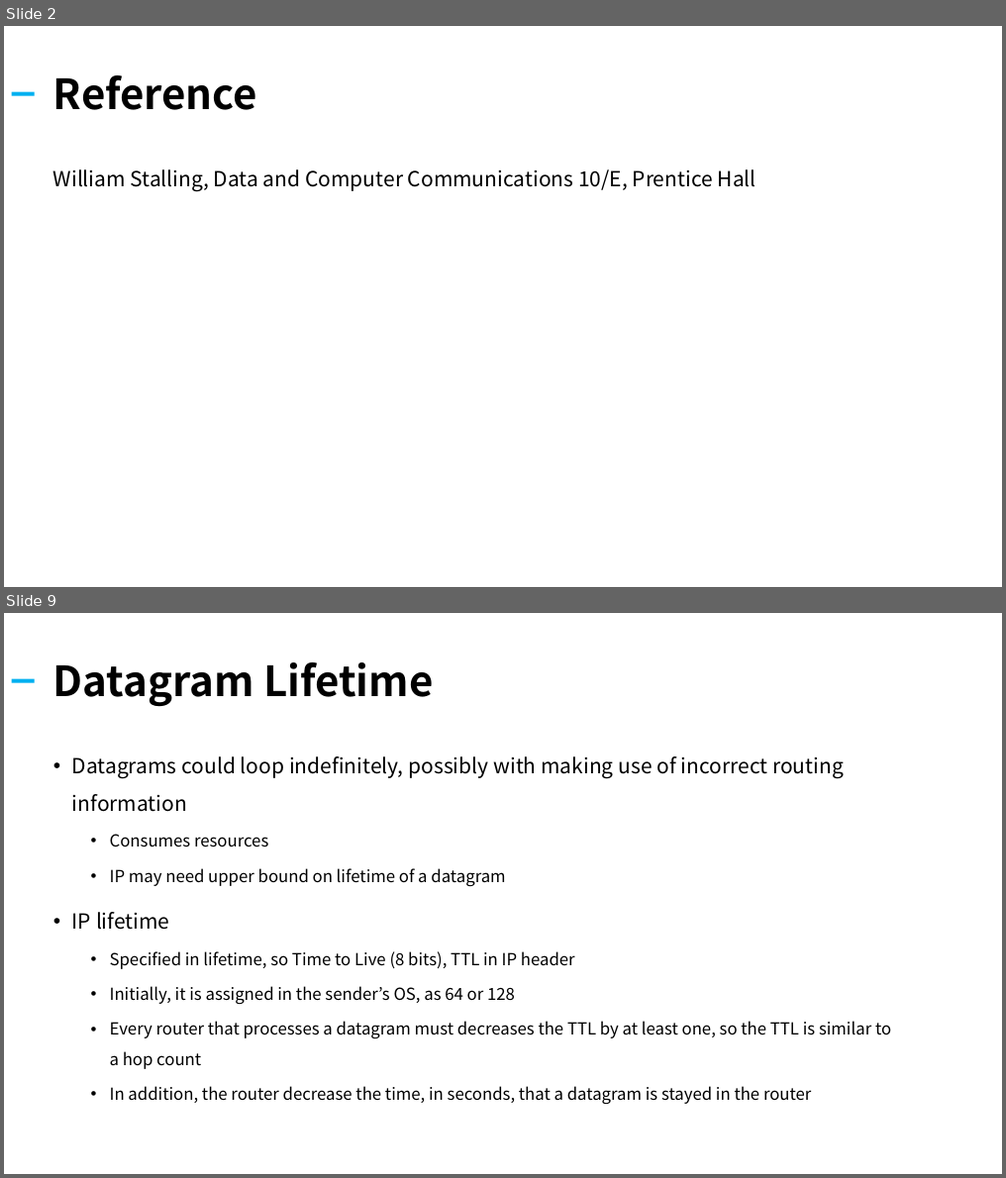
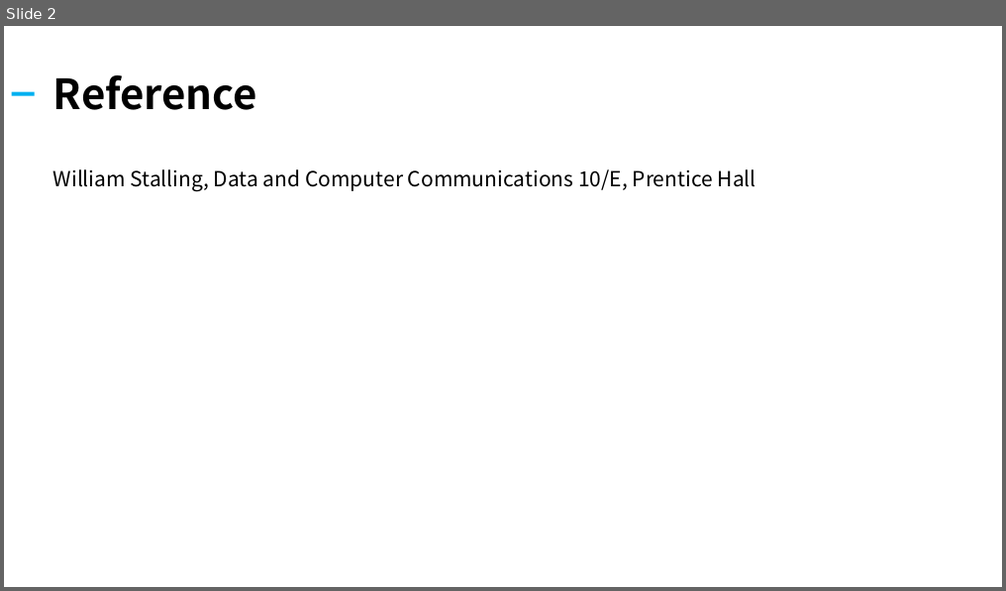
Before and after one commit to kiku99/AWS, a slide deck: Network/05. Network Internet Protocol (2).pptx. Shown one above the other, each under a label of ours: slides 2 and 9 before the commit, slide 2 after it; the slides between them are not shown. The pictures are 1006x1178 and 1006x591 pixels, drawn with LibreOffice and Linux fonts; fonts in the diff are those of the drawing. Boxes give left, top, right and bottom in pixels: in the first picture for what was removed or moved away, otherwise in the second. Text is boxed around its words. In the diff, an @@ line names an element or a change of style, - is before the commit and + after.

```diff
--- a/Network/05. Network Internet Protocol (2).pptx
+++ b/Network/05. Network Internet Protocol (2).pptx
@@ slide 9 removed at <box>4,613,1002,1174</box>, background #FFFFFF @@
@@ title removed at <box>54,663,433,707</box> @@
-Datagram Lifetime
@@ rectangle removed at <box>12,679,35,682</box> @@
@@ text removed at <box>72,757,891,1104</box> @@
-• Datagrams could loop indefinitely, possibly with making use of incorrect routing information
-  • Consumes resources
-  • IP may need upper bound on lifetime of a datagram
-• IP lifetime
-  • Specified in lifetime, so Time to Live (8 bits), TTL in IP header
-  • Initially, it is assigned in the sender’s OS, as 64 or 128
-  • Every router that processes a datagram must decreases the TTL by at least one, so the TTL is similar to a hop count
-  • In addition, the router decrease the time, in seconds, that a datagram is stayed in the router
```
Also in this commit, not shown: 1 slide changed, 23 slides added, 15 other slides removed, 1 other file.
